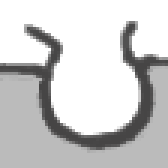
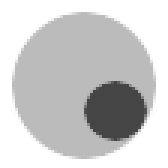
Revision of a layered 168x168 image; what changed, layer by layer:
hid "buoymesh" over (0, 21, 168, 168)
added layer "pin_hole" in group "Laaggroep" over (12, 12, 156, 159)
